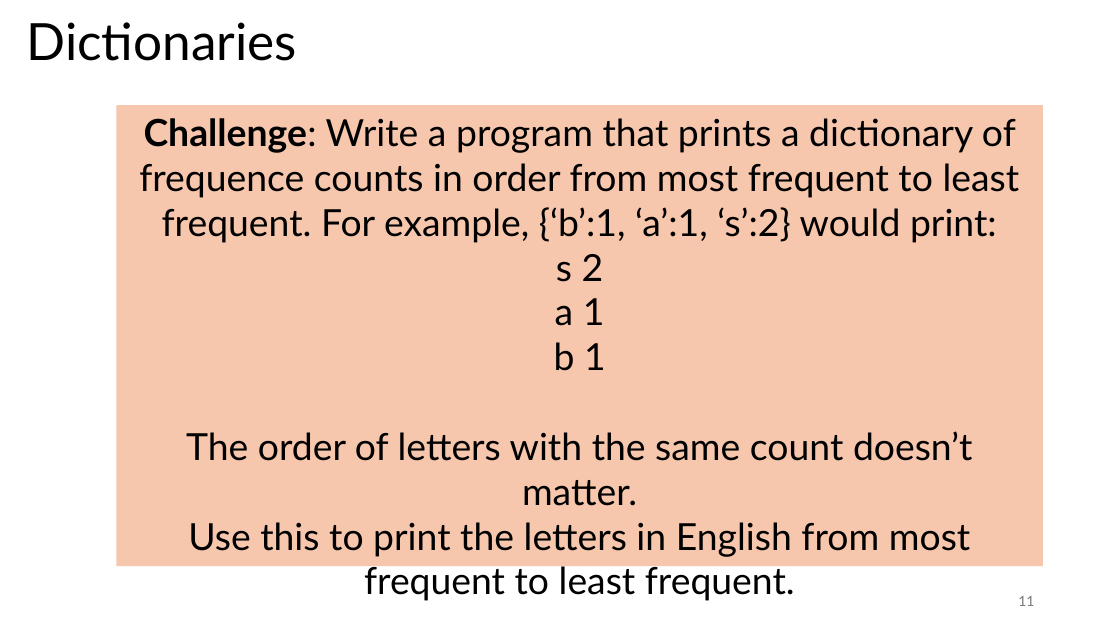
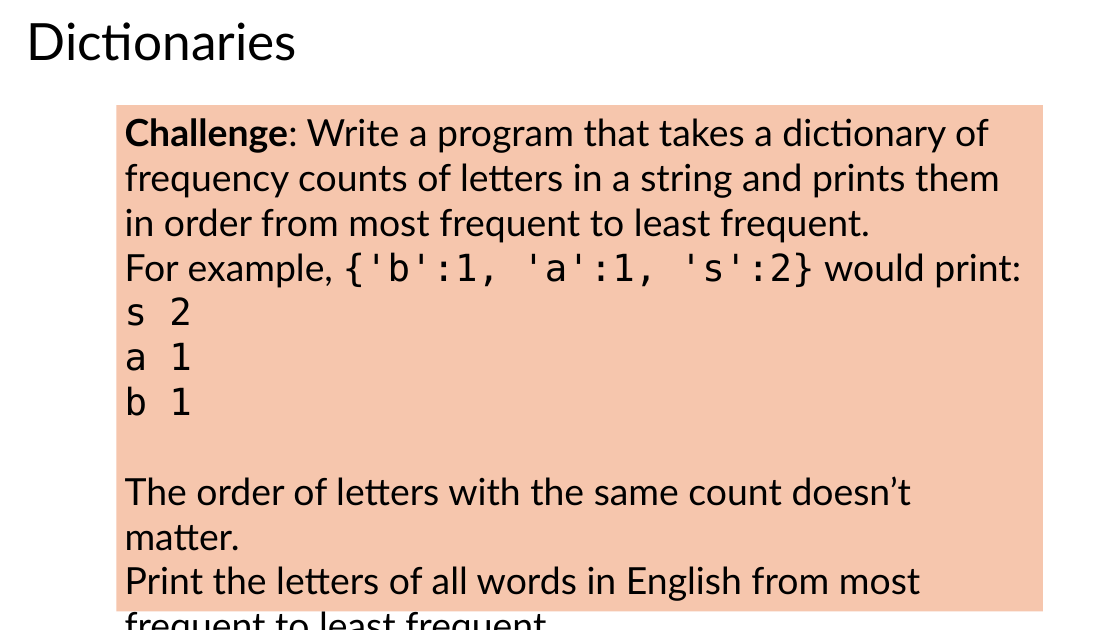
Before and after one commit to tjd1234/cmpt120fall2024, a slide deck: slide 21 of lecture_notes/chapter10/chapter10.pptx (slide 11 before the commit). Drawn at 1120x630 pixels with LibreOffice and Linux fonts; fonts in the diff are those of the drawing. Boxes give left, top, right and bottom in pixels: in the first picture for what was removed or moved away, otherwise in the second. Text is boxed around its words. In the diff, an @@ line names an element or a change of style, - is before the commit and + after.

```diff
--- a/lecture_notes/chapter10/chapter10.pptx
+++ b/lecture_notes/chapter10/chapter10.pptx
@@ rectangle "Challenge: Write a program that ..." resized from (x1=116, y1=105, x2=1043, y2=566) to (x1=116, y1=105, x2=1043, y2=611) @@
@@ text in rectangle at (x1=125, y1=118, x2=1021, y2=288): text changed @@
-Challenge: Write a program that prints a dictionary of frequence counts in order from most frequent to least frequent. For example, {‘b’:1, ‘a’:1, ‘s’:2} would print:
+Challenge: Write a program that takes a dictionary of frequency counts of letters in a string and prints them in order from most frequent to least frequent.
+For example, {'b':1, 'a':1, 's':2} would print:
@@ text in rectangle at (x1=125, y1=297, x2=912, y2=551): font Lato to DejaVu Sans Mono in "s 2", "a 1", "b 1"; alignment centre to left @@
@@ text in rectangle at (x1=125, y1=566, x2=920, y2=601): text changed @@
-Use this to print the letters in English from most frequent to least frequent.
+Print the letters of all words in English from most frequent to least frequent.
@@ page number removed at (x1=1018, y1=596, x2=1034, y2=606) @@
-11
```
Also in this commit, not shown: 7 other slides changed, 10 slides added, 3 other files.
